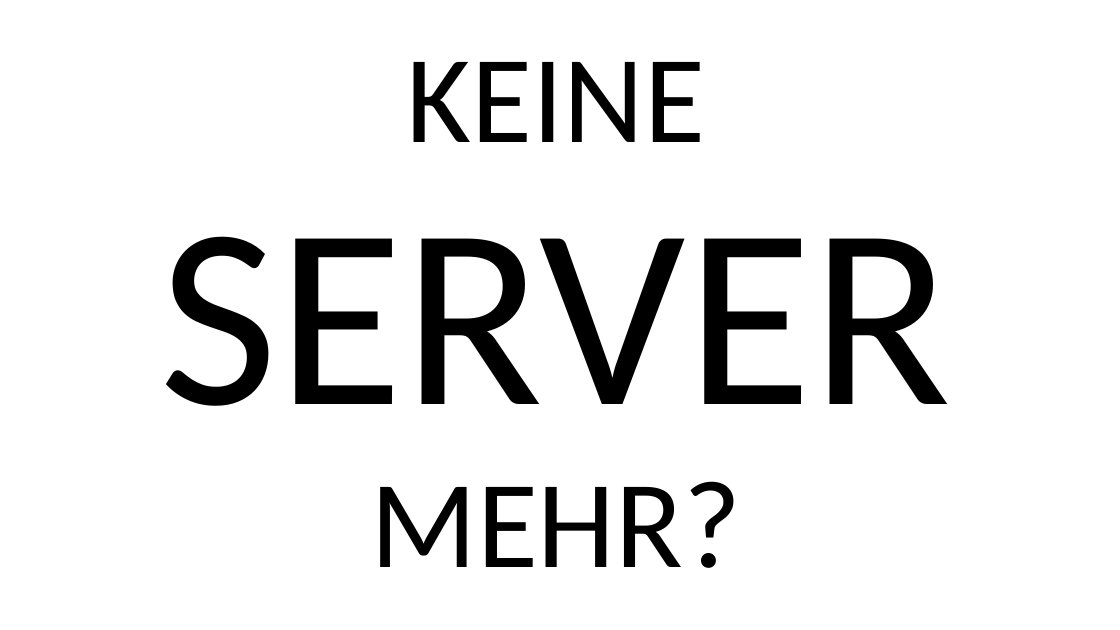
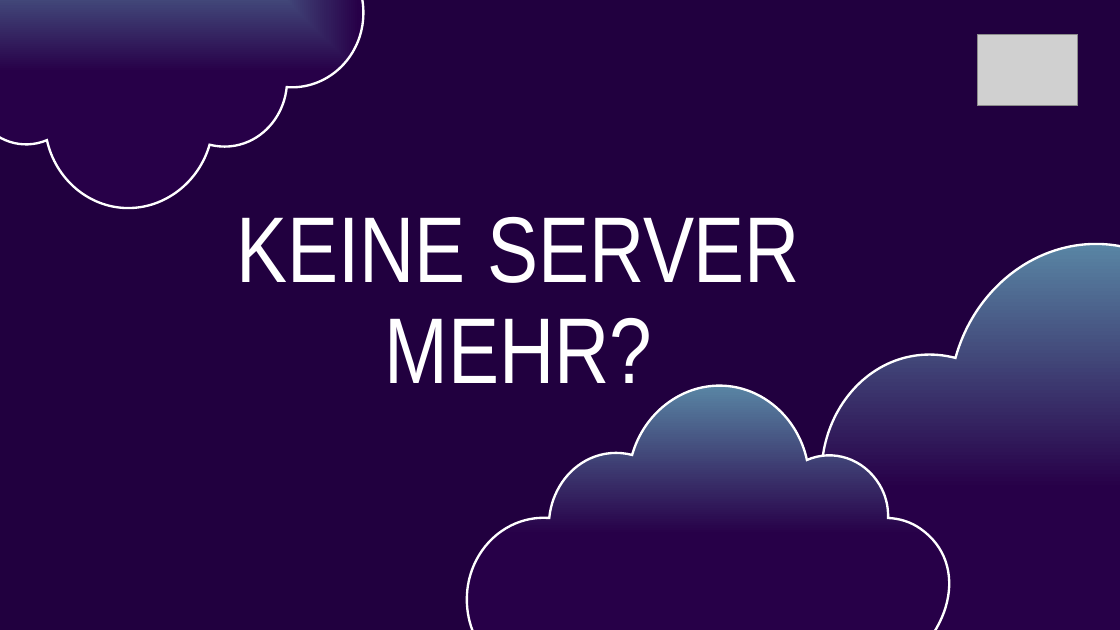
Before and after one commit to MaibornWolff/serverless-handson, a slide deck: slide 4 of slides/Serverless - Intro.pptx (slide 2 before the commit). Drawn at 1120x630 pixels with LibreOffice and Linux fonts; fonts in the diff are those of the drawing; grey boxes stand for pictures. Boxes give left, top, right and bottom in pixels: in the first picture for what was removed or moved away, otherwise in the second. Text is boxed around its words. In the diff, an @@ line names an element or a change of style, - is before the commit and + after.

```diff
--- a/slides/Serverless - Intro.pptx
+++ b/slides/Serverless - Intro.pptx
@@ background #FFFFFF to #21003F @@
@@ freeform shape added at [0,0,363,208], fill gradient #5985A4 to #270048, outline #FFFFFF 2 pt @@
@@ picture added at [977,34,1077,106] @@
@@ title "KEINE SERVER MEHR?": place and size @@
-title "KEINE SERVER MEHR?" at [159,62,951,568]
+title "KEINE SERVER MEHR?" at [237,217,800,383]
@@ title "KEINE SERVER MEHR?" at [237,217,800,383]: size 107 to 80 pt in "KEINE MEHR?"; size 221 to 80 pt in "SERVER"; font Calibri to Arial Narrow, text colour #000000 to #FFFFFF @@
@@ freeform shape added at [690,244,1120,630], fill gradient #5985A4 to #270048, outline #FFFFFF 2 pt @@
@@ freeform shape added at [467,386,949,630], fill gradient #5985A4 to #270048, outline #FFFFFF 2 pt @@
```
Also in this commit, not shown: 6 other slides changed, 3 slides added, 24 slides removed, 3 other files.
